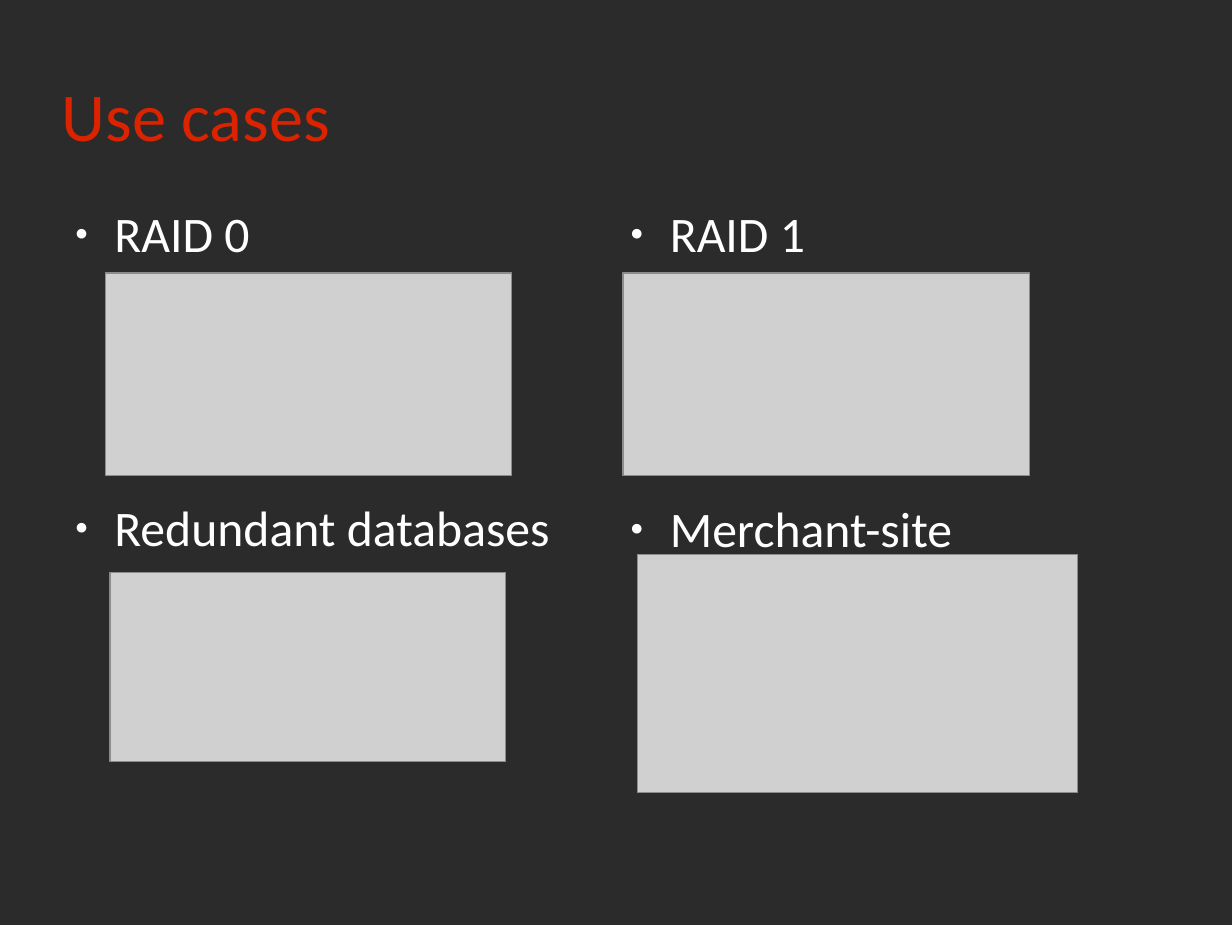
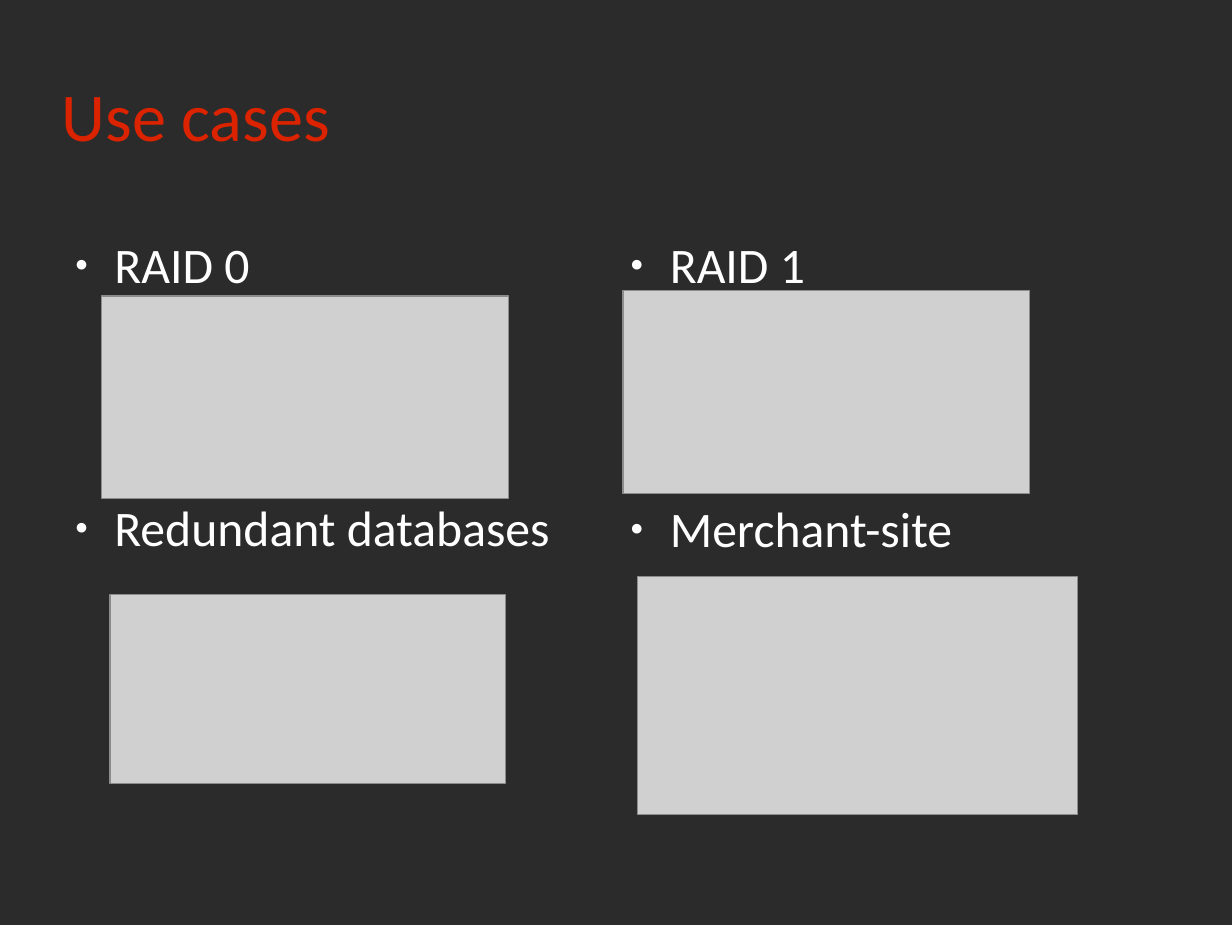
Before and after one commit to rchakode/realopinsight, a slide deck: slide 18 of doc/talks/rmll-2013.odp (slide 7 before the commit). Drawn at 1232x925 pixels with LibreOffice and Linux fonts; fonts in the diff are those of the drawing; grey boxes stand for pictures; background and template pictures are left out; a plain dark background stands for a picture behind light text. Boxes give left, top, right and bottom in pixels: in the first picture for what was removed or moved away, otherwise in the second. Text is boxed around its words. In the diff, an @@ line names an element or a change of style, - is before the commit and + after.

```diff
--- a/doc/talks/rmll-2013.odp
+++ b/doc/talks/rmll-2013.odp
@@ text "RAID 0": place and size @@
-text "RAID 0" at [114, 219, 249, 253]
+text "RAID 0" at [114, 250, 249, 284]
@@ text "RAID 1" rewrapped from [670, 220, 805, 252] to [670, 251, 805, 295] @@
@@ picture: place and size @@
-picture at [105, 273, 512, 475]
+picture at [102, 296, 509, 499]
@@ picture: place and size @@
-picture at [623, 273, 1030, 475]
+picture at [623, 291, 1030, 493]
@@ picture: place and size @@
-picture at [110, 572, 505, 761]
+picture at [110, 595, 505, 784]
@@ picture: place and size @@
-picture at [638, 555, 1079, 793]
+picture at [638, 577, 1079, 815]
```
Also in this commit, not shown: 16 other slides changed, 5 slides added, 2 slides removed.
